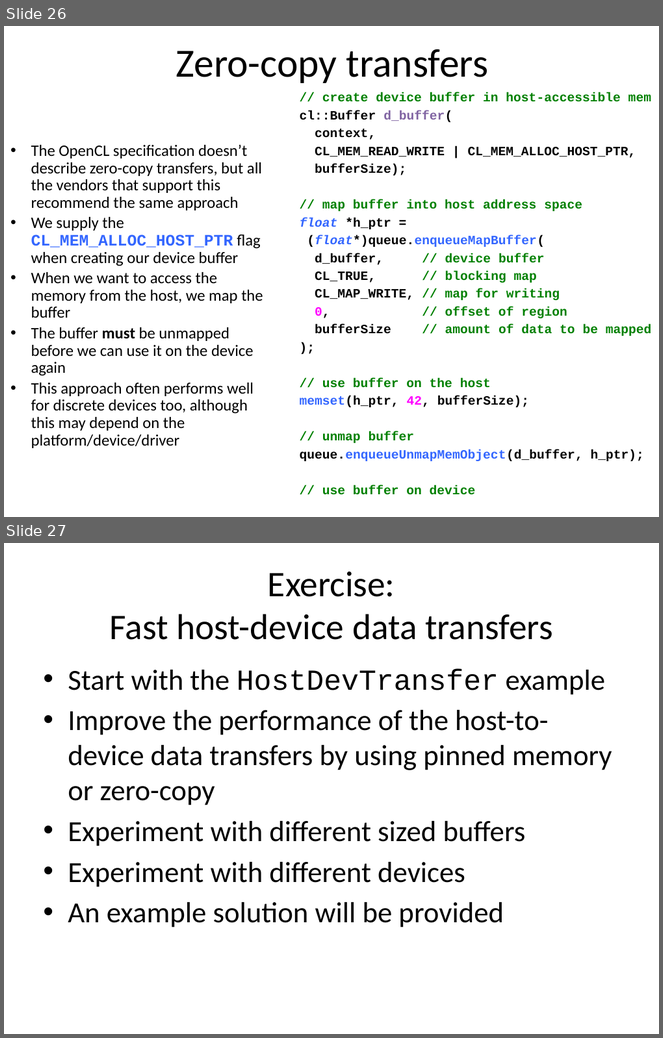
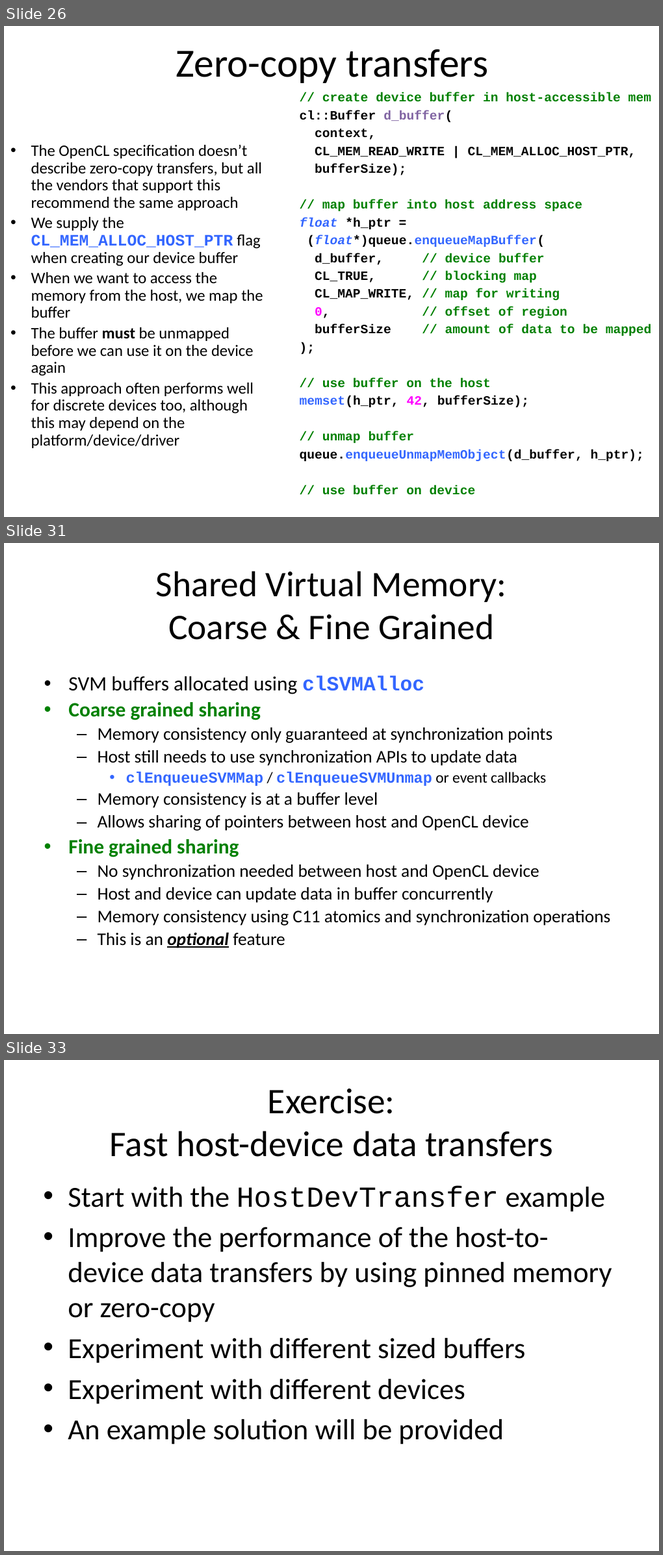
Before and after one commit to UoB-HPC/opencl-training-code, a slide deck: slides/advanced_part1.pptx. Shown one above the other, each under a label of ours: slides 26 and 27 before the commit, slides 26, 31 and 33 after it; the slides between them are not shown. The pictures are 663x1038 and 663x1555 pixels, drawn with LibreOffice and Linux fonts; fonts in the diff are those of the drawing. Boxes give left, top, right and bottom in pixels: in the first picture for what was removed or moved away, otherwise in the second. Text is boxed around its words. In the diff, an @@ line names an element or a change of style, - is before the commit and + after.

```diff
--- a/slides/advanced_part1.pptx
+++ b/slides/advanced_part1.pptx
@@ slide 31 added at (x1=4, y1=543, x2=659, y2=1034), background #FFFFFF @@
@@ title added at (x1=156, y1=571, x2=507, y2=640), 39.6 pt, text #000000 @@
+Shared Virtual Memory:
+Coarse & Fine Grained
@@ text added at (x1=68, y1=676, x2=610, y2=949), 19.6 pt, text #000000 @@
+• SVM buffers allocated using clSVMAlloc
+• Coarse grained sharing
+  – Memory consistency only guaranteed at synchronization points
+  – Host still needs to use synchronization APIs to update data
+    • clEnqueueSVMMap / clEnqueueSVMUnmap or event callbacks
+  – Memory consistency is at a buffer level
+  – Allows sharing of pointers between host and OpenCL device
+• Fine grained sharing
+  – No synchronization needed between host and OpenCL device
+  – Host and device can update data in buffer concurrently
+  – Memory consistency using C11 atomics and synchronization operations
+  – This is an optional feature
@@ what was slide 27 is now slide 33 @@
```
Also in this commit, not shown: 5 other slides added.
